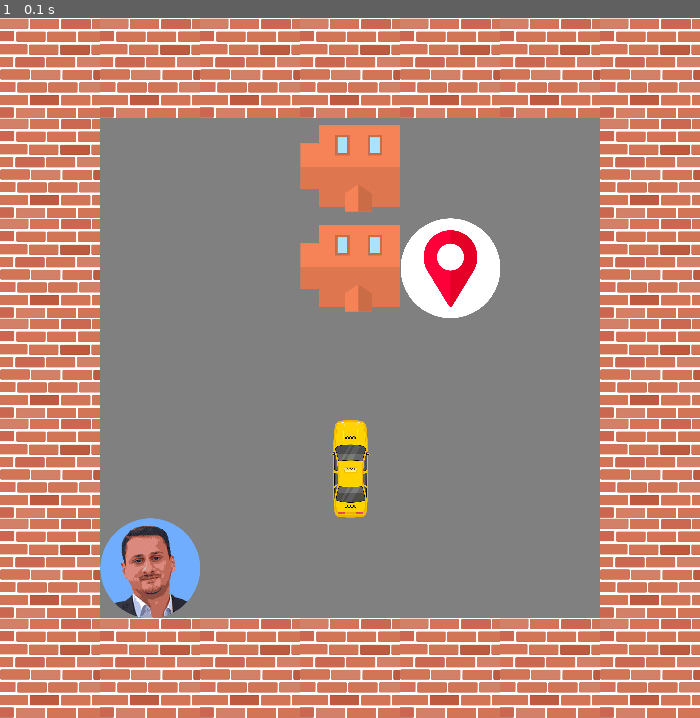
Above: before the commit, frame 1.
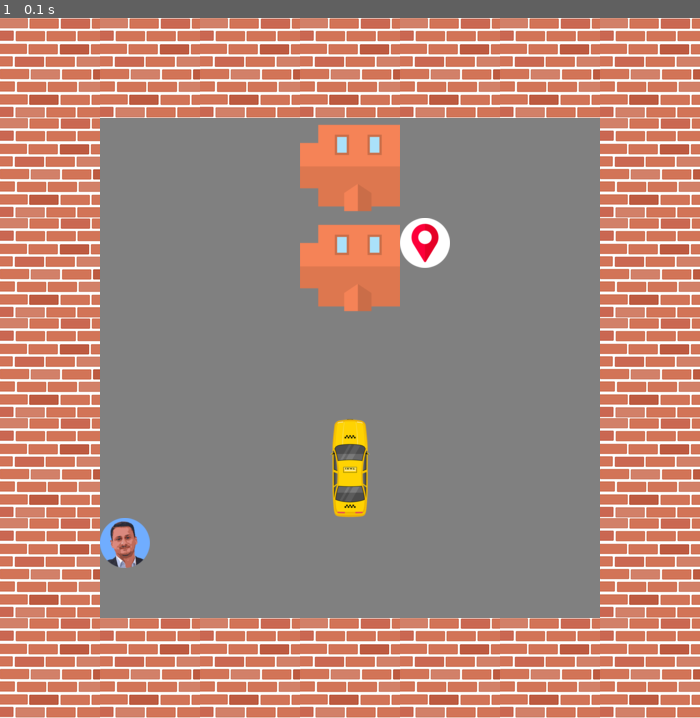
Above: after the commit, the same moment.

Repository: terlan98/Q-Learning-on-Taxi-Grid-Environment
Game: pygame game, started from GameGraphics.py
Two runs of this game, one before a commit and one after it. Both use one fixed random seed, a clock stepped at 60 frames per second and the inputs below.
Inputs:
- Up to frame 1 (0.1 s): no input

The runs differ from the first frame. In frame 1, 14% of the frame differs, in the area x 0-100%, y 0-100%.

Commit message:
Some scaling issues of objects handled

Diff:
--- a/GameGraphics.py
+++ b/GameGraphics.py
@@ -36,7 +36,7 @@
     def __init__(self, imagePath):
         super(MapElement, self).__init__()
         self.surf = pygame.image.load(imagePath).convert_alpha()
-        self.surf = pygame.transform.scale(self.surf, (100, 100))
+        #self.surf = pygame.transform.scale(self.surf, (100, 100))
         self.surf.set_colorkey((255, 255, 255), RLEACCEL)
 
     def setPosition(self,corX,corY):
Binary file changed: taxi_assets/brick_wall.png
Binary file changed: taxi_assets/customer.png
Binary file changed: taxi_assets/destination.png
Binary file changed: taxi_assets/house1.png
Binary file changed: taxi_assets/house2.png
Binary file changed: taxi_assets/house3.png
Binary file added: taxi_assets/originals/brick_wall.png
Binary file added: taxi_assets/originals/customer.png
Binary file added: taxi_assets/originals/destination.png
Binary file added: taxi_assets/originals/emptyGrid.png
Binary file added: taxi_assets/originals/house1.png
Binary file added: taxi_assets/originals/house2.png
(and 6 more such lines)
